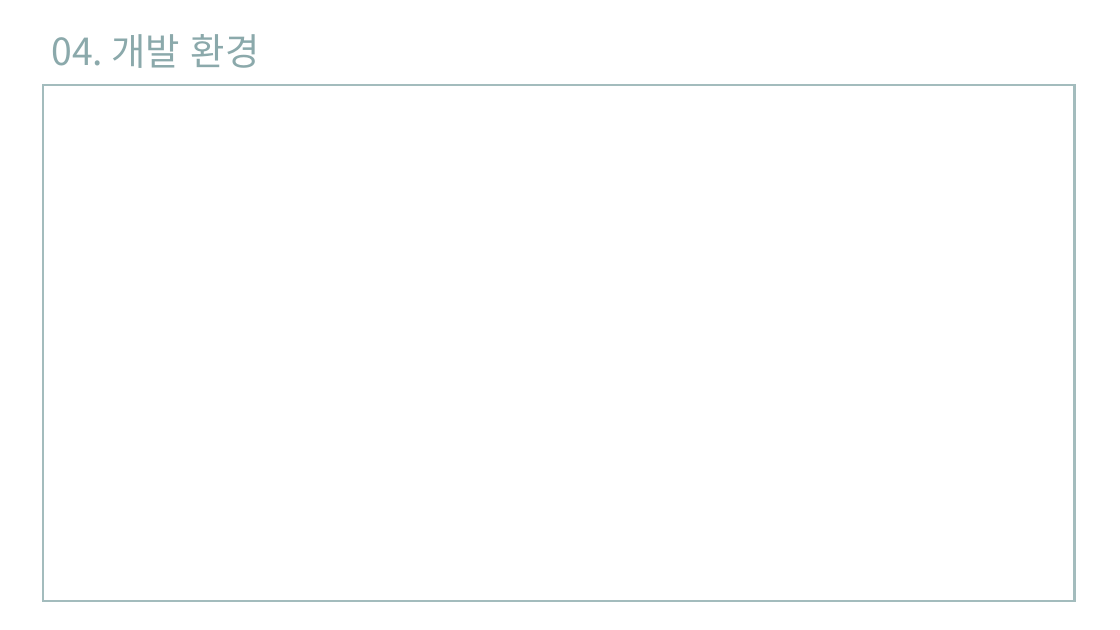
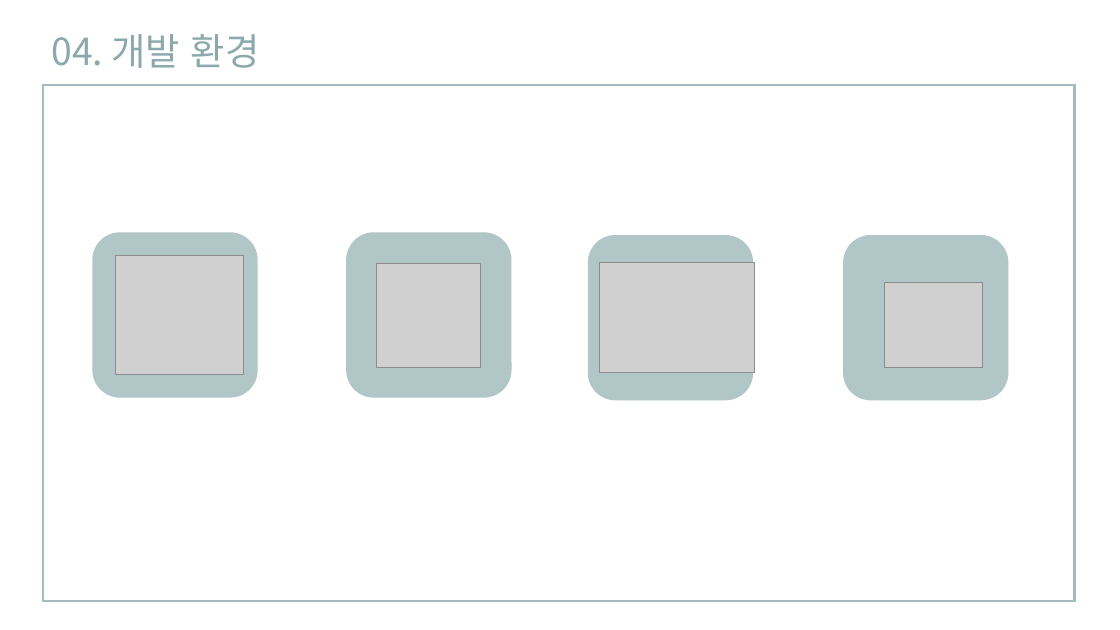
Before and after one commit to eunjiyun/Graduation_Work, a slide deck: slide 13 of Game_Design/2019184003 김 선아 장르 제안서.pptx. Drawn at 1120x630 pixels with LibreOffice and Linux fonts; fonts in the diff are those of the drawing; grey boxes stand for pictures. Boxes give left, top, right and bottom in pixels: in the first picture for what was removed or moved away, otherwise in the second. Text is boxed around its words. In the diff, an @@ line names an element or a change of style, - is before the commit and + after.

```diff
--- a/Game_Design/2019184003 김 선아 장르 제안서.pptx
+++ b/Game_Design/2019184003 김 선아 장르 제안서.pptx
@@ rectangle at <box>43,85,1075,601</box>: fill #FFFFFF to none @@
@@ rounded rectangle added at <box>92,233,258,398</box>, fill #B1C6C7 @@
@@ rounded rectangle added at <box>346,233,512,398</box>, fill #B1C6C7 @@
@@ rounded rectangle added at <box>588,235,754,401</box>, fill #B1C6C7 @@
@@ rounded rectangle added at <box>844,235,1009,401</box>, fill #B1C6C7 @@
@@ picture added at <box>115,255,243,375</box> @@
@@ picture added at <box>377,263,481,367</box> @@
@@ picture added at <box>600,262,755,373</box> @@
@@ picture added at <box>885,282,983,367</box> @@
```
Also in this commit, not shown: 1 other slide changed.
